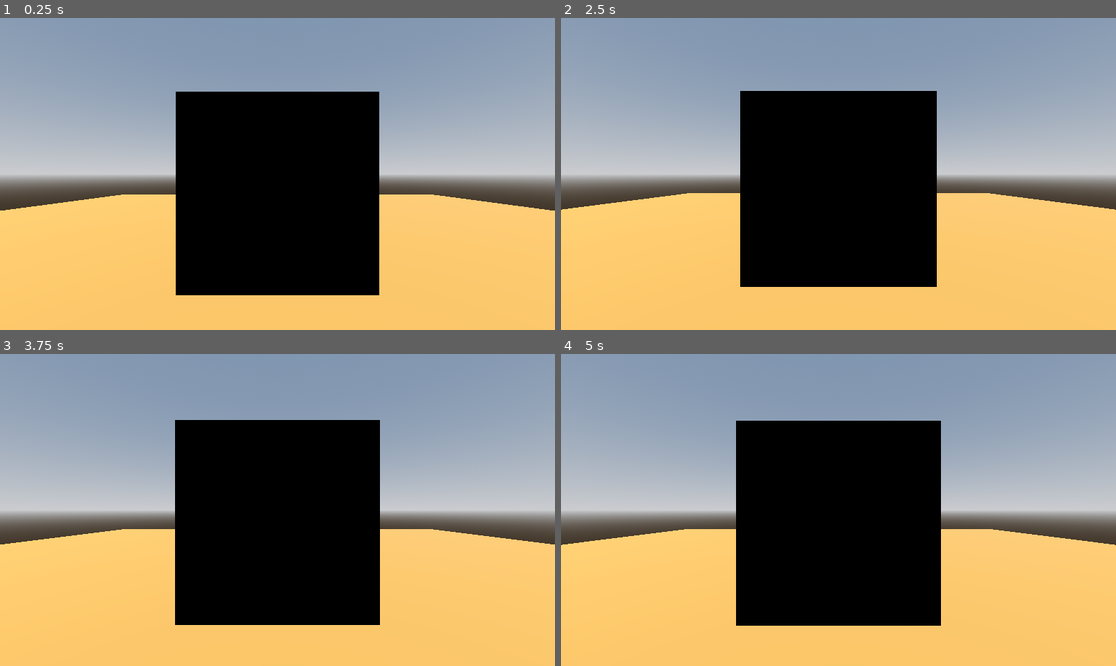
Above: before the commit, frames 1-4 (two rows, left to right).
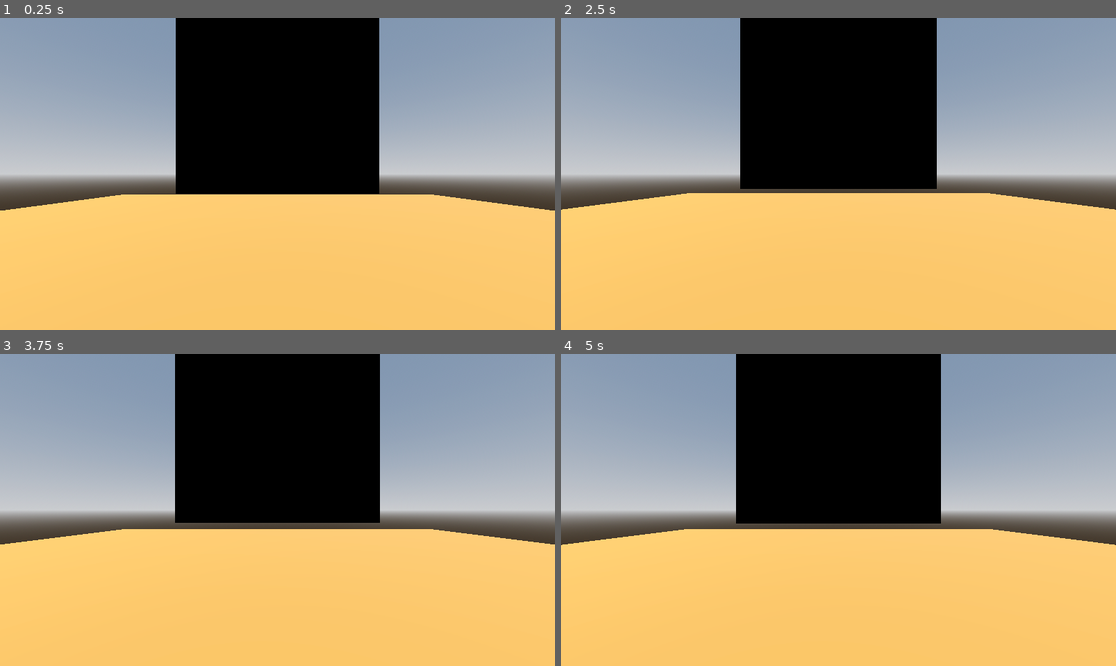
Above: after the commit, the same moments.

Repository: murumart/cgiproject
Game: Godot game, scene res://scenes/cs_demo.tscn
The game is run twice, just before and just after one commit, with the same random seed, the same clock (stepped at 60 frames per second) and the same inputs. This scene is started directly instead of the project's main scene.
Inputs (mouse positions are in pixels of both pictures, inside the frame that each line leads up to):
- Up to frame 1 (0.25 s): no input
- Up to frame 2 (2.5 s): tap Enter (ui_accept) at 0.5, 0.77, 1.25, 1.52 s; move the mouse to (960, 158) at 0.52 s; press the mouse at (960, 158) at 0.53 s; hold Right (ui_right) 0.53-1.28 s; move the mouse to (727, 189) at 1.27 s; release the mouse at (727, 189) at 1.28 s; hold S 1.28-2.03 s; tap E at 1.35 s; move the mouse to (894, 105) at 2.02 s; hold Right (ui_right) from 2.03 s (still down); hold Q from 2.03 s (still down)
- Up to frame 3 (3.75 s): move the mouse to (249, 572) at 2.77 s; release Right (ui_right) at 2.78 s; release Q at 2.78 s; hold W 2.78-3.53 s; tap Shift at 2.85 s; click (249, 572) at 2.92 s; tap Enter (ui_accept) at 3.02, 3.5 s; move the mouse to (444, 556) at 3.52 s; press the mouse at (444, 556) at 3.53 s; hold Left (ui_left) from 3.53 s (still down)
- Up to frame 4 (5 s): keep holding Left (ui_left); tap Enter (ui_accept) at 3.77, 4.25, 4.52 s; move the mouse to (672, 463) at 4.27 s; release the mouse at (672, 463) at 4.28 s; tap E at 4.35 s

The runs differ from the first frame. In frame 1, 21% of the frame differs, in the area x 31-69%, y 0-89%; in frame 2, 19%; in frame 3, 20%; in frame 4, 20%.

Commit message:
Correct cell identification

Diff:
--- a/scenes/cs_demo.tscn
+++ b/scenes/cs_demo.tscn
@@ -55,6 +55,7 @@
 script = ExtResource("3_aerx3")
 
 [node name="Meshes" type="Node3D" parent="."]
+transform = Transform3D(1, 0, 0, 0, 1, 0, 0, 0, 1, 0, 50, 0)
 
 [node name="Dummy" type="MeshInstance3D" parent="Meshes"]
 transform = Transform3D(1, 0, 0, 0, 1, 0, 0, 0, 1, 0, 0.87752557, -0.9913276)
--- a/scenes/cs_test.gd
+++ b/scenes/cs_test.gd
@@ -1,10 +1,13 @@
 class_name CS_Test extends Node
+
+var uniform_flip_flop: bool = false
 
 # Cell automata CS
 var rd: RenderingDevice
 var shader_rid: RID
 var pipeline_rid: RID
-var cell_uniform_set: RID
+var cell_uniform_set_1: RID
+var cell_uniform_set_2: RID
 var read_state_rid: RID
 var write_state_rid: RID
 var kernel_rid: RID
@@ -13,7 +16,8 @@
 var texture_rid: RID
 # var aggregate_shader_rid: RID
 var aggregate_pipeline_rid: RID
-var aggregate_uniform: RID
+var aggregate_uniform_set_1: RID
+var aggregate_uniform_set_2: RID
 
 # Brick map optimization
 var brick_map_texture_rid: RID
@@ -49,12 +53,7 @@
 func _process(_delta):
 	if simulte:
 		run_simulation_once()
-		# print("Simulation step: ", i)
-		# i += 1
-		# if sim_seed >= int(PI * 1000):
-		# 	sim_seed = 0
-		# else:
-		# 	sim_seed += 1
+
 
 func _ready():
 	rd = RenderingServer.get_rendering_device()
@@ -87,7 +86,7 @@
 	# rd.compute_list_bind_uniform_set(compute_list, uniform_set, 0) # Bind uniform set
 
 	# Simulate cell automata
-	# dispatch_cell_automata(compute_list)
+	dispatch_cell_automata(compute_list)
 
 	# Aggregate automata result into cells
 	dispatch_cell_aggregation(compute_list)
@@ -97,9 +96,8 @@
 	dispatch_brick_map_generation(compute_list)
 
 	rd.compute_list_end() # End compute list
-
-	# Swap read and write buffers for next iteration
-	swap_read_write()
+	uniform_flip_flop = not uniform_flip_flop
+	# debug_read_ssbo("After simulation")
 
 
 func bind_texture_to_material():
@@ -132,14 +130,10 @@
 		push_error("ERROR: No ShaderMaterial found on CS_Test")
 
 
-func swap_read_write():
-	var temp = read_state_rid
-	read_state_rid = write_state_rid
-	write_state_rid = temp
-
 func dispatch_cell_automata(compute_list: int):
 	rd.compute_list_bind_compute_pipeline(compute_list, pipeline_rid) # Bind compute pipeline
-	rd.compute_list_bind_uniform_set(compute_list, cell_uniform_set, 0) # Bind uniform set
+	var uniform_set = cell_uniform_set_2 if uniform_flip_flop else cell_uniform_set_1
+	rd.compute_list_bind_uniform_set(compute_list, uniform_set, 0) # Bind uniform set
 
 	# Push constants for cell automata
 	var push_constant := PackedByteArray()
@@ -160,11 +154,11 @@
 		int((grid_size + 7) / 8.0)
 	)
 
+
 func dispatch_cell_aggregation(compute_list: int):
 	rd.compute_list_bind_compute_pipeline(compute_list, aggregate_pipeline_rid) # Bind compute pipeline
-	# rd.compute_list_bind_uniform_set(compute_list, uniform_set, 0) # Bind uniform set
-
-	rd.compute_list_bind_uniform_set(compute_list, aggregate_uniform, 0) # Bind uniform set
+	var uniform_set = aggregate_uniform_set_1 if uniform_flip_flop else aggregate_uniform_set_2
+	rd.compute_list_bind_uniform_set(compute_list, uniform_set, 0) # Bind uniform set
 
 
 	# Push constants for aggregation
@@ -180,8 +174,9 @@
 	rd.compute_list_dispatch(compute_list,
 		int((grid_size + 7) / 8.0), # grid_size / workgroup size
 		int((grid_size + 7) / 8.0),
-		int((grid_size * typecount + 7) / 8.0)
-	)
+		int((grid_size + 7) / 8.0)
+	)
+
 
 func dispatch_brick_map_generation(compute_list: int):
 	# var compute_list = rd.compute_list_begin()
@@ -201,6 +196,7 @@
 		brick_grid_size.z
 	)
 
+
 func setup_cell_pipeline():
 	var shader_file: RDShaderFile = load("res://shaders/cell_shader_v2.glsl")
 	if shader_file == null:
@@ -218,15 +214,15 @@
 
 	if (initial_state):
 		# rd.storage_buffer_update(read_state_rid, 0, initial_state)
-		var size = grid_size * grid_size * grid_size
+		var size = grid_size * grid_size * grid_size * typecount
 		assert(initial_state.size() == size, "initial state size %s != %s" % [initial_state.size(), size])
 		read_state_rid = rd.storage_buffer_create(size* 4, initial_state.to_byte_array())
 	else:
-		var size = grid_size * grid_size * grid_size
+		var size = grid_size * grid_size * grid_size * typecount
 		initial_state.resize(size)
-		for i in int(initial_state.size()/2.0):
-			initial_state[i] = 255
-		read_state_rid = rd.storage_buffer_create(grid_size * grid_size * grid_size * 4, initial_state.to_byte_array())
+		for i in range(int(initial_state.size()/3.0), initial_state.size(), 4):
+			initial_state[i] = 10
+		read_state_rid = rd.storage_buffer_create(size * 4, initial_state.to_byte_array())
 		# read_state_rid = rd.storage_buffer_create(grid_size * grid_size * grid_size * 4)
 
 
@@ -240,7 +236,7 @@
 
 
 	# read_state_rid = rd.storage_buffer_create(grid_size * grid_size * grid_size * 4)
-	write_state_rid = rd.storage_buffer_create(grid_size * grid_size * grid_size * 4)
+	write_state_rid = rd.storage_buffer_create(grid_size * grid_size * grid_size * typecount * 4)
 
 	if (not read_state_rid.is_valid() or not write_state_rid.is_valid() or not kernel_rid.is_valid()):
 		printerr("CRITICAL ERROR: Failed to create storage buffers! Grid size ", grid_size, " might be too large for VRAM.")
@@ -262,11 +258,17 @@
 	kernel_u.binding = 2
 	kernel_u.add_id(kernel_rid)
 
-	cell_uniform_set = rd.uniform_set_create(
+	cell_uniform_set_1 = rd.uniform_set_create(
 		[read_u, write_u, kernel_u],
 		shader_rid,
 		0
 	)
+	cell_uniform_set_2 = rd.uniform_set_create(
+		[write_u, read_u, kernel_u],
+		shader_rid,
+		0
+	)
+
 
 func setup_aggregation_pipeline():
 	var shader_file: RDShaderFile = load("res://shaders/state_argmax.glsl")
@@ -290,13 +292,20 @@
 	read_uniform.binding = 0
 	read_uniform.add_id(read_state_rid)
 
+	var write_uniform = RDUniform.new()
+	write_uniform.uniform_type = RenderingDevice.UNIFORM_TYPE_STORAGE_BUFFER
+	write_uniform.binding = 0
+	write_uniform.add_id(write_state_rid)
+
 	# Bind image3D to write cell type indices
 	var cell_uniform = RDUniform.new()
 	cell_uniform.uniform_type = RenderingDevice.UNIFORM_TYPE_IMAGE
 	cell_uniform.binding = 1
 	cell_uniform.add_id(texture_rid)
 
-	aggregate_uniform = rd.uniform_set_create([read_uniform, cell_uniform], aggregate_shader_rid, 0)
+	aggregate_uniform_set_1 = rd.uniform_set_create([write_uniform, cell_uniform], aggregate_shader_rid, 0)
+	aggregate_uniform_set_2 = rd.uniform_set_create([read_uniform, cell_uniform], aggregate_shader_rid, 0)
+
 
 func setup_brick_pipeline():
 	var shader_file: RDShaderFile = load("res://shaders/brick_map_builder.glsl")
@@ -329,6 +338,7 @@
 	brick_u.add_id(brick_map_texture_rid)
 
 	brick_uniform_set = rd.uniform_set_create([cell_uniform, brick_u], brick_shader_rid, 0)
+
 
 func create_texture(size: Vector3i = Vector3i(-1, -1, -1)) -> RID:
 	var fmt = RDTextureFormat.new()
@@ -354,6 +364,17 @@
 
 
 
+
+func debug_read_ssbo(label := ""):
+	var bytes := rd.buffer_get_data(read_state_rid)
+	var ints := bytes.to_int32_array()
+
+	print(label, " last 16 values:")
+	for i in range(ints.size()-16, ints.size()):
+		print(ints[i])
+
+
+
 func setup_compute_pipeline():
 	var shader_file := load("res://shaders/dummy_simulation.glsl")
 	var shader_spirv: RDShaderSPIRV = shader_file.get_spirv()
Not shown, changed: shaders/state_argmax.glsl
